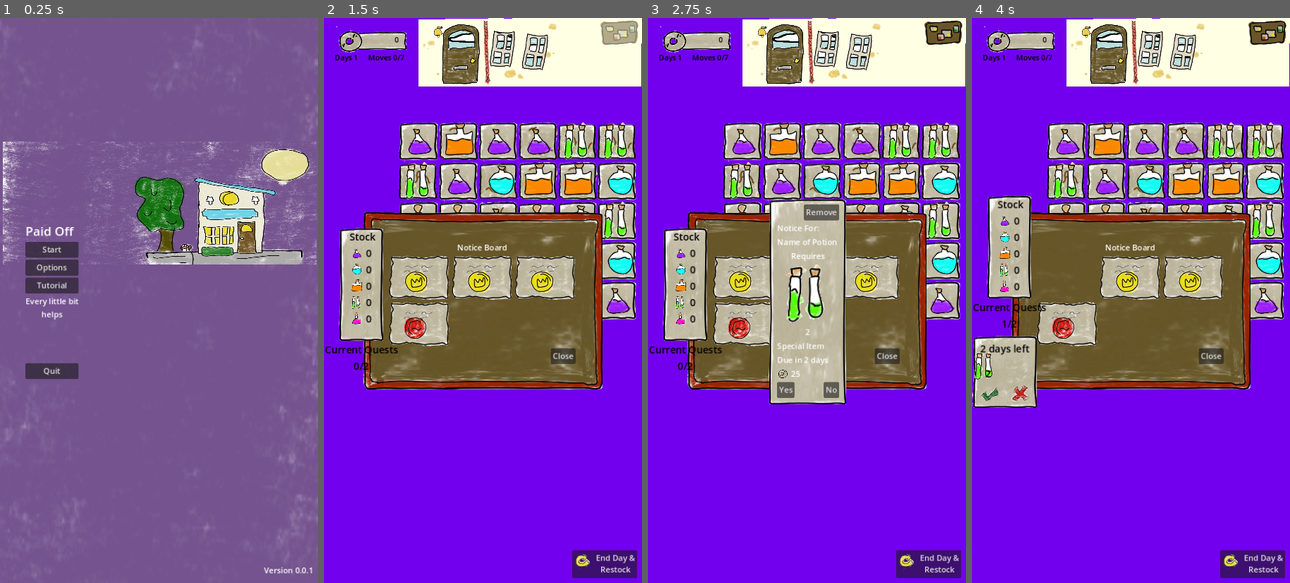
Above: before the commit, frames 1-4 (left to right).
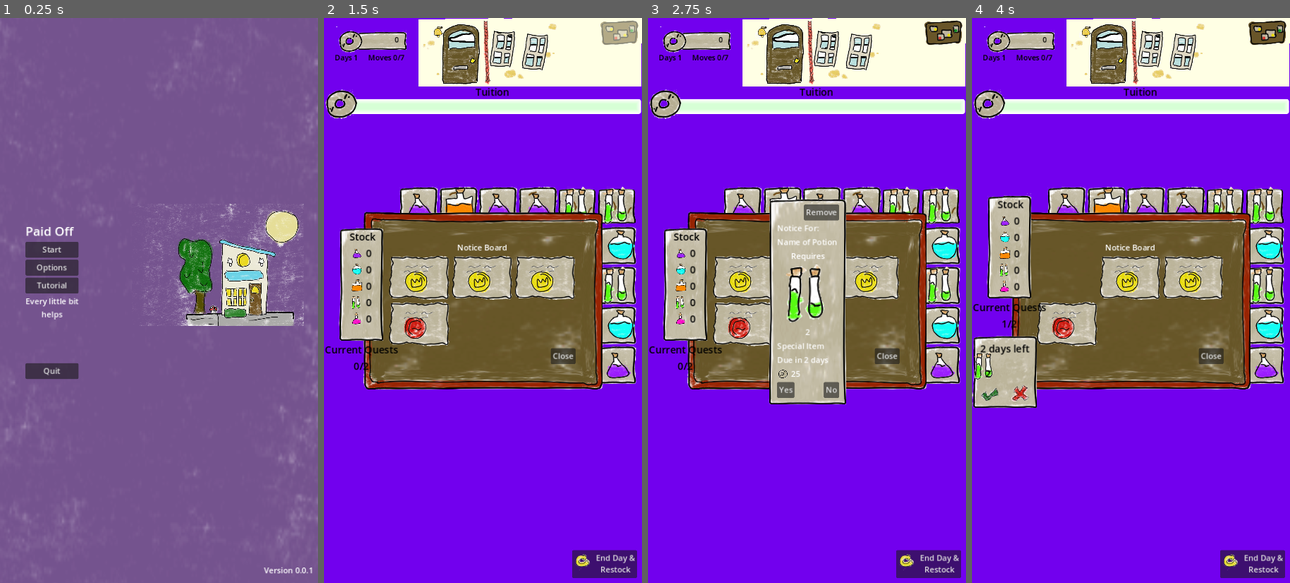
Above: after the commit, the same moments.

Repository: cncarey/PirateSoftwareJam15
Game: Godot game, scene res://Menus/main_menu.tscn
The game is run twice, just before and just after one commit, with the same random seed, the same clock (stepped at 60 frames per second) and the same inputs. The engine's default icon, where the game draws it, is replaced by a stand-in: a white triangle on a blue panel in a dark square.
Inputs (mouse positions are in pixels of both pictures, inside the frame that each line leads up to):
- Up to frame 1 (0.25 s): no input
- Up to frame 2 (1.5 s): click "Start" at 0.5 s; click (619, 34) at 1.25 s
- Up to frame 3 (2.75 s): click (743, 277) at 2.02 s
- Up to frame 4 (4 s): click "Remove" at 2.75 s; click "Yes" at 3.5 s

The runs differ from the first frame. In frame 1, 11% of the frame differs, in the area x 0-100%, y 21-55%; in frame 2, 16%, in the area x 0-100%, y 12-65%; in frame 3, 16%; in frame 4, 16%.

Commit message:
#14 track tuition with a GUI and trigger win when you have hit the tuition max
#14 track tuition with a GUI and trigger win when you have hit the tuition max

Diff:
--- a/Global.gd
+++ b/Global.gd
@@ -3,11 +3,14 @@
 # Called when the node enters the scene tree for the first time.
 func _ready():
 	pass
+const TUITIONCOST = 2500
 
 @export var coins = 0:
 	set(value):
 		coins = maxi(0, value)
 		coins_changed.emit(coins)
+		if coins >= TUITIONCOST:
+			gameWon.emit()
 	get:
 		return coins
 func tryTakeCoins(dec: int) -> bool:
--- a/Menus/main_menu.tscn
+++ b/Menus/main_menu.tscn
@@ -7,6 +7,10 @@
 [sub_resource type="AtlasTexture" id="AtlasTexture_7lwia"]
 atlas = ExtResource("2_i5141")
 region = Rect2(177, 107, 176, 179)
+
+[sub_resource type="AtlasTexture" id="AtlasTexture_57cr6"]
+atlas = ExtResource("2_i5141")
+region = Rect2(266.8, 0, 1013.2, 720)
 
 [sub_resource type="LabelSettings" id="LabelSettings_6fvcg"]
 font_size = 25
@@ -20,7 +24,7 @@
 grow_vertical = 2
 script = ExtResource("1_j4y5q")
 
-[node name="TextureRect2" type="TextureRect" parent="."]
+[node name="Tile" type="TextureRect" parent="."]
 layout_mode = 1
 anchors_preset = 15
 anchor_right = 1.0
@@ -28,17 +32,24 @@
 grow_horizontal = 2
 grow_vertical = 2
 texture = SubResource("AtlasTexture_7lwia")
-expand_mode = 4
 stretch_mode = 1
 
-[node name="TextureRect" type="TextureRect" parent="."]
-layout_mode = 0
-offset_left = 4.0
-offset_top = 249.0
-offset_right = 637.0
-offset_bottom = 495.0
-texture = ExtResource("2_i5141")
+[node name="MainPic" type="TextureRect" parent="."]
+layout_mode = 1
+anchors_preset = 6
+anchor_left = 1.0
+anchor_top = 0.5
+anchor_right = 1.0
+anchor_bottom = 0.5
+offset_left = -375.0
+offset_top = -195.0
+offset_right = -28.0
+offset_bottom = 51.0
+grow_horizontal = 0
+grow_vertical = 2
+texture = SubResource("AtlasTexture_57cr6")
 expand_mode = 3
+stretch_mode = 4
 
 [node name="MainContainer" type="MarginContainer" parent="."]
 layout_mode = 1
--- a/Scenes/MainShop.tscn
+++ b/Scenes/MainShop.tscn
@@ -8,6 +8,7 @@
 [ext_resource type="PackedScene" uid="uid://baje1fv4yqxy5" path="res://UI/notice_board_button.tscn" id="5_2w8ck"]
 [ext_resource type="PackedScene" uid="uid://cb78fq8fn1mh4" path="res://UI/quests_ui.tscn" id="7_xfug3"]
 [ext_resource type="PackedScene" uid="uid://lcdx4tcivkn8" path="res://Scenes/font_door.tscn" id="8_trp1m"]
+[ext_resource type="PackedScene" uid="uid://beivmm4g68h2c" path="res://UI/tuition_progress.tscn" id="8_wm1kx"]
 
 [sub_resource type="AtlasTexture" id="AtlasTexture_35eem"]
 atlas = ExtResource("4_jjg36")
@@ -35,7 +36,7 @@
 width = 6
 height = 5
 xStart = 190
-yStart = 570
+yStart = 700
 xOffset = 80
 yOffeset = 80
 
@@ -108,6 +109,10 @@
 offset_bottom = 177.0
 texture_normal = SubResource("AtlasTexture_uxwal")
 
+[node name="TuitionProgress" parent="CanvasLayer" instance=ExtResource("8_wm1kx")]
+offset_top = 135.0
+offset_bottom = 203.0
+
 [node name="FrontDoor" parent="." instance=ExtResource("8_trp1m")]
 position = Vector2(189, 3)
 scale = Vector2(0.7, 0.7)
--- a/UI/FineCost.gd
+++ /dev/null
@@ -1,17 +0,0 @@
-extends Label
-
-@onready var fine_cost = %FineCost
-@onready var caught = %caught
-
-# Called when the node enters the scene tree for the first time.
-func _ready():
-	var coins = 0
-	fine_cost.text = str(coins)
-
-	#if we don't have enough coins throw game over
-	pass # Replace with function body.
-
-
-# Called every frame. 'delta' is the elapsed time since the previous frame.
-func _process(delta):
-	pass
--- /dev/null
+++ b/UI/tuition_progress.gd
@@ -0,0 +1,12 @@
+extends MarginContainer
+@onready var progress_bar = $VBoxContainer/ProgressBar
+
+
+# Called when the node enters the scene tree for the first time.
+func _ready():
+	progress_bar.max_value = Global.TUITIONCOST
+	updateCoins(Global.coins)
+	Global.coins_changed.connect(updateCoins)
+
+func updateCoins(count: int):
+	progress_bar.value = count
--- /dev/null
+++ b/UI/tuition_progress.tscn
@@ -0,0 +1,71 @@
+[gd_scene load_steps=7 format=3 uid="uid://beivmm4g68h2c"]
+
+[ext_resource type="Texture2D" uid="uid://q7lgopk72l3c" path="res://Assets/alchemyArt.png" id="1_pby4v"]
+[ext_resource type="Script" path="res://UI/tuition_progress.gd" id="1_shppe"]
+[ext_resource type="LabelSettings" uid="uid://c5g4525m0w8a7" path="res://Assets/Fonts/default_label.tres" id="1_ts3ds"]
+
+[sub_resource type="StyleBoxFlat" id="StyleBoxFlat_cwhh2"]
+bg_color = Color(0.839708, 0.999296, 0.833271, 1)
+border_width_left = 10
+border_width_top = 10
+border_width_right = 10
+border_width_bottom = 10
+border_color = Color(1, 1, 1, 1)
+border_blend = true
+corner_radius_top_left = 4
+corner_radius_top_right = 4
+corner_radius_bottom_right = 4
+corner_radius_bottom_left = 4
+corner_detail = 10
+expand_margin_left = 5.0
+expand_margin_top = 5.0
+expand_margin_right = 5.0
+expand_margin_bottom = 5.0
+
+[sub_resource type="StyleBoxFlat" id="StyleBoxFlat_y0c8b"]
+bg_color = Color(0.0980392, 0.298039, 0.14902, 1)
+
+[sub_resource type="AtlasTexture" id="AtlasTexture_bl2ym"]
+atlas = ExtResource("1_pby4v")
+region = Rect2(646.867, 9.28225, 64.8889, 60.4444)
+
+[node name="TuitionProgress" type="MarginContainer"]
+anchors_preset = 10
+anchor_right = 1.0
+offset_bottom = 27.0
+grow_horizontal = 2
+theme_override_constants/margin_left = 43
+theme_override_constants/margin_right = 7
+script = ExtResource("1_shppe")
+
+[node name="VBoxContainer" type="VBoxContainer" parent="."]
+layout_mode = 2
+theme_override_constants/separation = 4
+
+[node name="Tuition" type="Label" parent="VBoxContainer"]
+layout_mode = 2
+text = "Tuition"
+label_settings = ExtResource("1_ts3ds")
+horizontal_alignment = 1
+
+[node name="ProgressBar" type="ProgressBar" parent="VBoxContainer"]
+layout_mode = 2
+size_flags_vertical = 4
+theme_override_font_sizes/font_size = 20
+theme_override_styles/background = SubResource("StyleBoxFlat_cwhh2")
+theme_override_styles/fill = SubResource("StyleBoxFlat_y0c8b")
+max_value = 2500.0
+step = 1.0
+rounded = true
+show_percentage = false
+
+[node name="MarginContainer" type="MarginContainer" parent="."]
+layout_mode = 2
+theme_override_constants/margin_left = -42
+theme_override_constants/margin_top = 8
+theme_override_constants/margin_right = 3
+
+[node name="TextureRect" type="TextureRect" parent="MarginContainer"]
+layout_mode = 2
+texture = SubResource("AtlasTexture_bl2ym")
+stretch_mode = 4
Not shown: 1 places in Menus/main_menu.tscn that only renumber resources
Not shown: 1 places in Scenes/MainShop.tscn that only renumber resources
